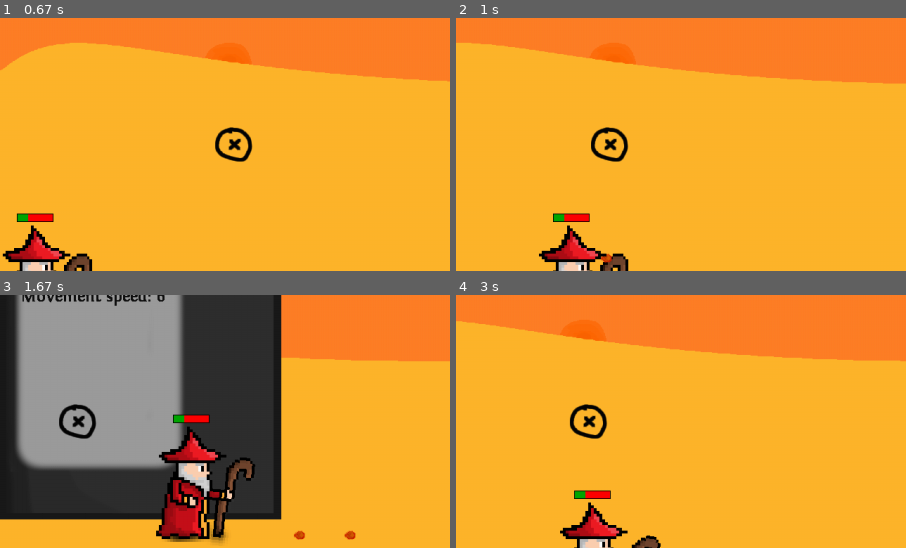
Above: before the commit, frames 1-4 (two rows, left to right).
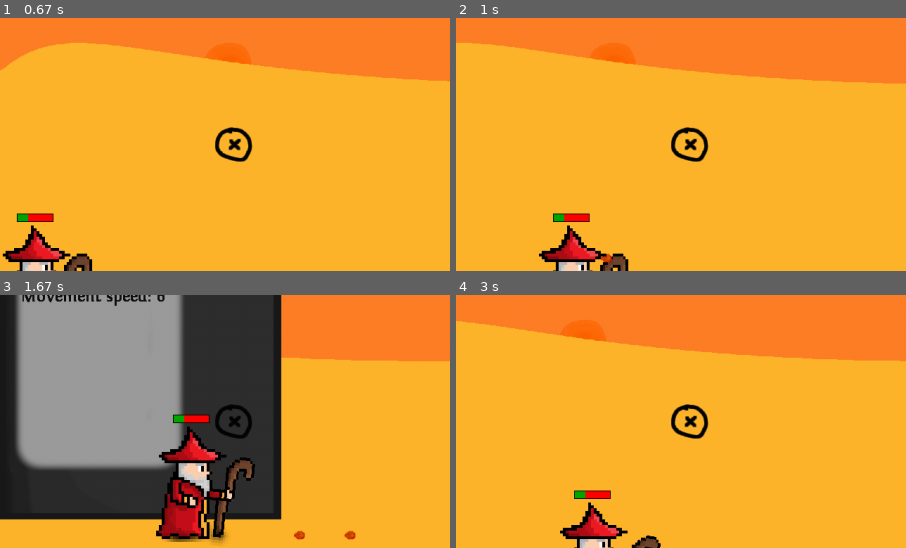
Above: after the commit, the same moments.

Repository: sorennx/Pygame-Project
Game: pygame game, started from src/main.py
Same seed, same stepped clock (60 frames per second), same inputs: the game is played once before the commit and once after it.
Inputs (mouse positions are % of the whole screen's width and height, from its top left):
- Up to frame 1 (0.67 s): press the mouse at (42, 46) at 0.37 s; move the mouse to (34, 48) at 0.47 s; release the mouse at (26, 51) at 0.6 s
- Up to frame 2 (1 s): hold D from 0.67 s (still down); tap X at 0.73 s; tap Z at 0.82 s
- Up to frame 3 (1.67 s): tap X at 1.03, 1.23, 1.57 s; release D at 1.13 s; hold W 1.17-1.47 s; tap C at 1.32 s; hold D from 1.5 s (still down)
- Up to frame 4 (3 s): tap X at 1.87, 2.07, 2.37, 2.63 s; release D at 1.97 s; hold A 2-2.53 s; tap Z at 2.15 s; hold S 2.57-2.87 s; tap C at 2.72 s; tap I at 2.9 s
The pictures show only the part of the screen within x 0-50%, y 25-75%; the shares and areas given below are measured in that part.

Frame 1 is identical in both runs. In frame 2, 1.1% of the frame differs, in the area x 30-57%, y 43-57%; in frame 3, 0.9%; in frame 4, 1.1%.

Commit message:
v0.0.23 - maximizing/minimzing item if it's picked up or not

Diff:
--- a/src/Items.py
+++ b/src/Items.py
@@ -9,7 +9,8 @@
 
         self.name = name
         self.image = img
-        self.icon = pygame.transform.scale(self.image,(16,16)) #make it tad bit smaller so that a frame can be added
+        self.backUpImg = img
+        self.icon = pygame.transform.scale(self.image,(30,30)) #make it tad bit smaller so that a frame can be added
 
         self.rect = self.image.get_rect()
         self.rect.x = x
@@ -28,7 +29,18 @@
         self.attackDamage = attackDamage
         self.attackSpeed = attackSpeed
 
+    def minimizeImg(self,tempxy):
+        self.image = self.icon
+        self.rect = self.image.get_rect()
+        self.rect.center = tempxy
+
+    def maximizeImg(self,tempxy):
+        self.image = self.backUpImg
+        self.rect = self.image.get_rect()
+        self.rect.center = tempxy
+
     def update(self):
+        tempxy = self.rect.center
 
         #Adjust location on the screen if hero is moving
         if not self.isPickedUp:
@@ -36,6 +48,11 @@
                 self.rect.x += self.hero.movementSpeed
             if self.hero.movingForward:
                 self.rect.x -= self.hero.movementSpeed
+
+        if self.isPickedUp:
+            self.minimizeImg(tempxy)
+        if not self.isPickedUp:
+            self.maximizeImg(tempxy)
 
         if self.isPickedUp and self.hero.inventoryWindow.isOpen:
             #print(self.rect.x,self.rect.y)
--- a/src/UserInterface.py
+++ b/src/UserInterface.py
@@ -140,8 +140,8 @@
             if event.type == pygame.MOUSEBUTTONUP:
                 x, y = event.pos
                 if x in range(self.rect.x + self.inventory.rect.x,self.rect.x + self.inventory.rect.x + self.size) and y in range(self.rect.y + self.inventory.rect.y, self.rect.y + self.inventory.rect.y + self.size):
-                    print(f"Placing item in a socket {self.ij}, {self.rect.x + self.inventory.rect.x, self.rect.y + self.inventory.rect.y}")
-
+                    #print(f"Placing item in a socket {self.ij}, {self.rect.x + self.inventory.rect.x, self.rect.y + self.inventory.rect.y}")
+                    pass
 
 
 class EquipmentWindow():
